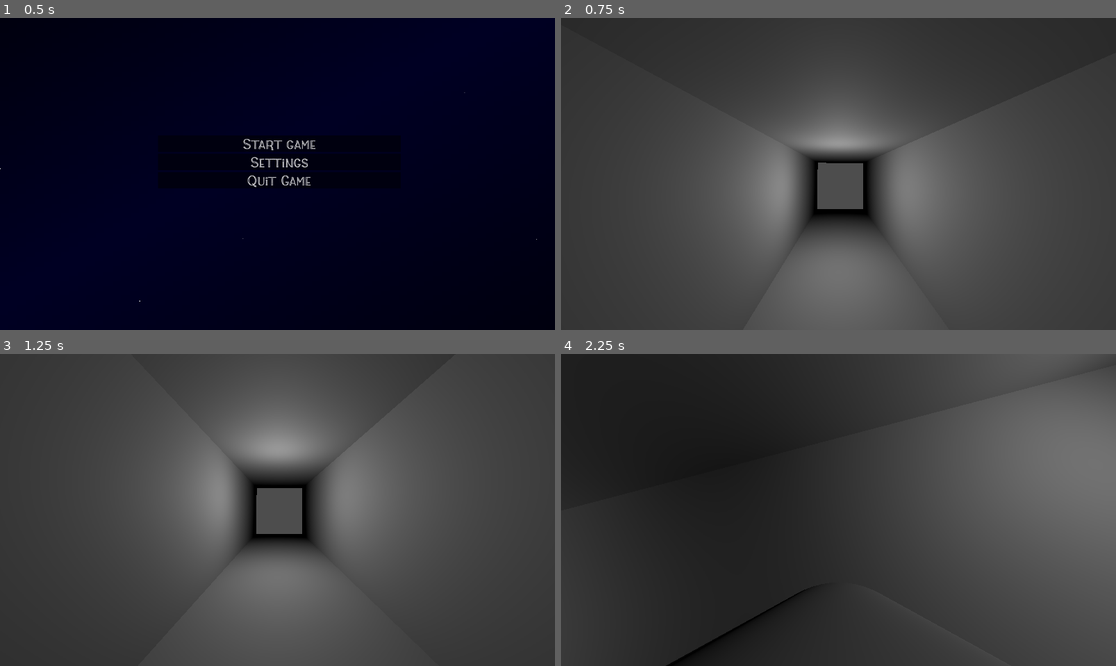
Above: before the commit, frames 1-4 (two rows, left to right).
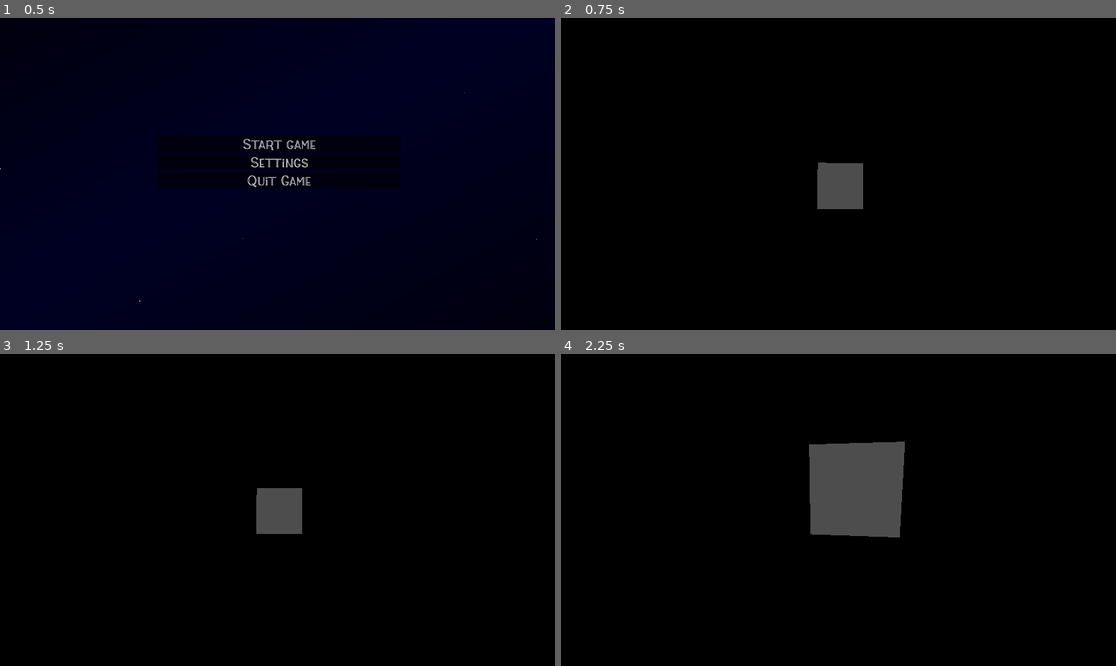
Above: after the commit, the same moments.

Repository: JoonaKhr/3DSpook
Game: Godot game, scene res://Scenes/menu.tscn
The game is run twice, just before and just after one commit, with the same random seed, the same clock (stepped at 60 frames per second) and the same inputs.
Inputs (mouse positions are in pixels of both pictures, inside the frame that each line leads up to):
- Up to frame 1 (0.5 s): no input
- Up to frame 2 (0.75 s): click "Start game" at 0.5 s
- Up to frame 3 (1.25 s): no input
- Up to frame 4 (2.25 s): tap Enter (ui_accept) at 1.25, 1.52 s; move the mouse to (866, 510) at 1.27 s; hold W (forwards) from 1.28 s (still down); click (866, 510) at 1.35 s; move the mouse to (810, 510) at 2.02 s; click (810, 510) at 2.1 s

Frame 1 is identical in both runs. In frame 2, 98% of the frame differs, in the area x 0-100%, y 0-100%; in frame 3, 98%; in frame 4, 95%.

Commit message:
lightswitch controls lights

Diff:
--- a/Scenes/menu.tscn
+++ b/Scenes/menu.tscn
@@ -182,15 +182,12 @@
 [node name="bgm" type="AudioStreamPlayer" parent="."]
 stream = ExtResource("4_1j1xb")
 autoplay = true
-bus = &"Music"
 
 [node name="button" type="AudioStreamPlayer" parent="."]
 stream = ExtResource("5_3vtl6")
-bus = &"Sfx"
 
 [node name="apply" type="AudioStreamPlayer" parent="."]
 stream = ExtResource("6_pm2ty")
-bus = &"Sfx"
 
 [connection signal="mouse_exited" from="BtnCont/Start" to="." method="_on_btn_mouse_exited"]
 [connection signal="pressed" from="BtnCont/Start" to="." method="_on_start_pressed"]
--- a/Scenes/node_3d.tscn
+++ b/Scenes/node_3d.tscn
@@ -1,12 +1,25 @@
-[gd_scene load_steps=4 format=3 uid="uid://bwgra6jcr7akn"]
+[gd_scene load_steps=9 format=3 uid="uid://bwgra6jcr7akn"]
 
 [ext_resource type="PackedScene" uid="uid://c0diii2blledv" path="res://Scenes/PlayerScene.tscn" id="1_xlapj"]
+[ext_resource type="Script" path="res://Scripts/button.gd" id="2_ff1xk"]
 
 [sub_resource type="BoxShape3D" id="BoxShape3D_5nw6q"]
 size = Vector3(20, 0.2, 3)
 
 [sub_resource type="BoxMesh" id="BoxMesh_l60q6"]
 size = Vector3(20, 0.25, 3)
+
+[sub_resource type="BoxShape3D" id="BoxShape3D_vke7e"]
+size = Vector3(0.5, 0.5, 0.5)
+
+[sub_resource type="StandardMaterial3D" id="StandardMaterial3D_vu3ts"]
+
+[sub_resource type="BoxMesh" id="BoxMesh_kv80n"]
+material = SubResource("StandardMaterial3D_vu3ts")
+size = Vector3(0.5, 0.5, 0.5)
+
+[sub_resource type="StandardMaterial3D" id="StandardMaterial3D_myplk"]
+albedo_color = Color(0.890196, 0, 0, 1)
 
 [node name="Node3D" type="Node3D"]
 
@@ -53,10 +66,29 @@
 [node name="CharacterBody3D" parent="." instance=ExtResource("1_xlapj")]
 transform = Transform3D(-4.37114e-08, 0, 1, 0, 1, 0, -1, 0, -4.37114e-08, 0, 0, 0)
 
-[node name="OmniLight3D" type="OmniLight3D" parent="."]
-transform = Transform3D(1, 0, 0, 0, 1, 0, 0, 0, 1, 4.32857, 0, 0)
-omni_range = 5.53021
+[node name="Lightswitch" type="StaticBody3D" parent="." groups=["lightswitches"]]
+transform = Transform3D(1, 0, 0, 0, 1, 0, 0, 0, 1, -7.47548, -0.129626, 1.27149)
+script = ExtResource("2_ff1xk")
+metadata/_edit_group_ = true
 
-[node name="OmniLight3D2" type="OmniLight3D" parent="."]
-transform = Transform3D(1, 0, 0, 0, 1, 0, 0, 0, 1, -4.04747, 0, 0)
-omni_range = 5.53021
+[node name="ButtonCollision" type="CollisionShape3D" parent="Lightswitch"]
+shape = SubResource("BoxShape3D_vke7e")
+
+[node name="ButtonMesh" type="MeshInstance3D" parent="Lightswitch"]
+mesh = SubResource("BoxMesh_kv80n")
+surface_material_override/0 = SubResource("StandardMaterial3D_myplk")
+
+[node name="Light" type="OmniLight3D" parent="Lightswitch"]
+transform = Transform3D(1, 0, 0, 0, 1, 0, 0, 0, 1, -0.783359, 0.727038, -1.31414)
+visible = false
+omni_attenuation = 1.10957
+
+[node name="OmniLight3D3" type="OmniLight3D" parent="Lightswitch"]
+transform = Transform3D(1, 0, 0, 0, 1, 0, 0, 0, 1, 14.3357, 1.03593, -1.27149)
+visible = false
+
+[node name="OmniLight3D" type="OmniLight3D" parent="Lightswitch"]
+transform = Transform3D(1, 0, 0, 0, 1, 0, 0, 0, 1, 7.17069, 0.966826, -1.47004)
+visible = false
+
+[connection signal="press" from="Lightswitch" to="Lightswitch" method="_on_press"]
--- a/Scripts/PlayerController.gd
+++ b/Scripts/PlayerController.gd
@@ -3,7 +3,7 @@
 
 @export var SPEED = 5.0
 const JUMP_VELOCITY = 4.5
-const RAY_LENGTH = 1000
+const RAY_LENGTH = 5
 var rot_x = 0
 var rot_y = 0
 
@@ -16,8 +16,8 @@
 	if event is InputEventMouseButton:
 		Input.set_mouse_mode(Input.MOUSE_MODE_CAPTURED)
 	if event is InputEventMouseMotion and Input.get_mouse_mode() == Input.MOUSE_MODE_CAPTURED:
-		rotate_y(-event.relative.x * 0.02)
-		$Pivot.rotate_x(-event.relative.y * 0.02)
+		rotate_y(-event.relative.x * 0.002)
+		$Pivot.rotate_x(-event.relative.y * 0.002)
 		$Pivot.rotation.x = clamp($Pivot.rotation.x, -1.2, 1.2)
 
 
@@ -25,8 +25,7 @@
 # Get the gravity from the project settings to be synced with RigidBody nodes.
 var gravity = ProjectSettings.get_setting("physics/3d/default_gravity")
 
-
-func _physics_process(delta):
+func raycastFromMouse():
 	var space_state = get_world_3d().direct_space_state
 	var cam = $Pivot/Camera3D
 	var mousepos = get_viewport().get_mouse_position()
@@ -36,9 +35,14 @@
 	var query = PhysicsRayQueryParameters3D.create(origin, end)
 	query.collide_with_areas = true
 
-	var result = space_state.intersect_ray(query)
-	if Input.is_mouse_button_pressed(1):
+	return space_state.intersect_ray(query)
+
+func _physics_process(delta):
+	var result = raycastFromMouse()
+	if Input.is_action_just_pressed("mouse_left"):
 		if result:
+			if get_tree().get_nodes_in_group("lightswitches").has(result["collider"]):
+				result["collider"].press.emit()
 			print(result)
 	# Add the gravity.
 	if not is_on_floor():
--- /dev/null
+++ b/Scripts/button.gd
@@ -0,0 +1,25 @@
+extends Node
+
+signal press
+var lights = []
+
+# Called when the node enters the scene tree for the first time.
+func _ready():
+	for child in get_children():
+		if child is OmniLight3D:
+			lights.append(child)
+
+	print(lights)
+
+
+# Called every frame. 'delta' is the elapsed time since the previous frame.
+func _process(delta):
+	pass
+
+
+func _on_press():
+	for light in lights:
+		if light.visible:
+			light.visible = false
+		else:
+			light.visible = true
--- a/project.godot
+++ b/project.godot
@@ -43,3 +43,8 @@
 "events": [Object(InputEventKey,"resource_local_to_scene":false,"resource_name":"","device":-1,"window_id":0,"alt_press …(182 unchanged characters)…
 ]
 }
+mouse_left={
+"deadzone": 0.5,
+"events": [Object(InputEventMouseButton,"resource_local_to_scene":false,"resource_name":"","device":-1,"window_id":0,"alt_pressed":false,"shift_pressed":false,"ctrl_pressed":false,"meta_pressed":false,"button_mask":0,"position":Vector2(0, 0),"global_position":Vector2(0, 0),"factor":1.0,"button_index":1,"canceled":false,"pressed":false,"double_click":false,"script":null)
+]
+}
Not shown: 1 places in Scenes/PlayerScene.tscn that only renumber resources
Not shown: 1 places in Scenes/menu.tscn that only renumber resources
Not shown: 1 places in default_theme.tres that only renumber resources
